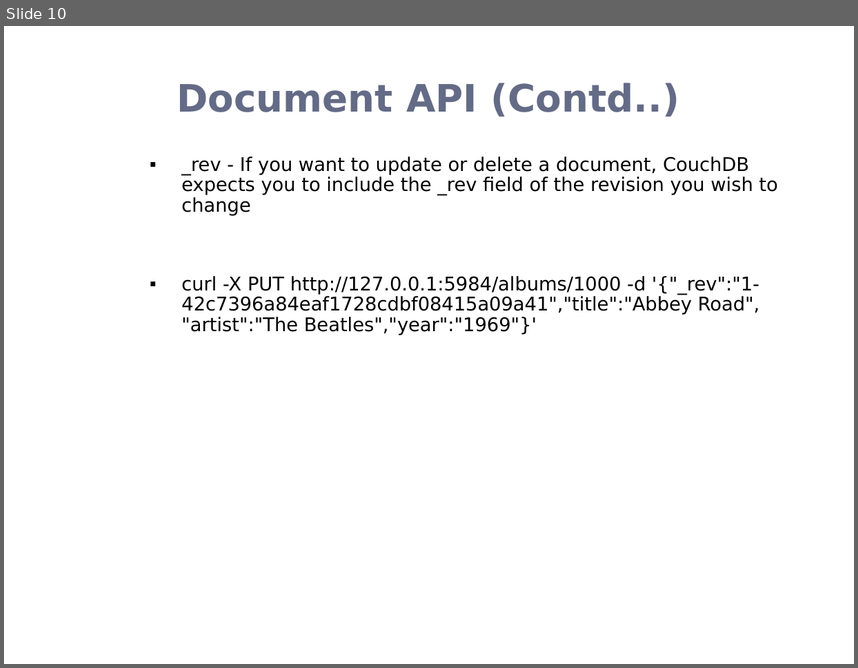
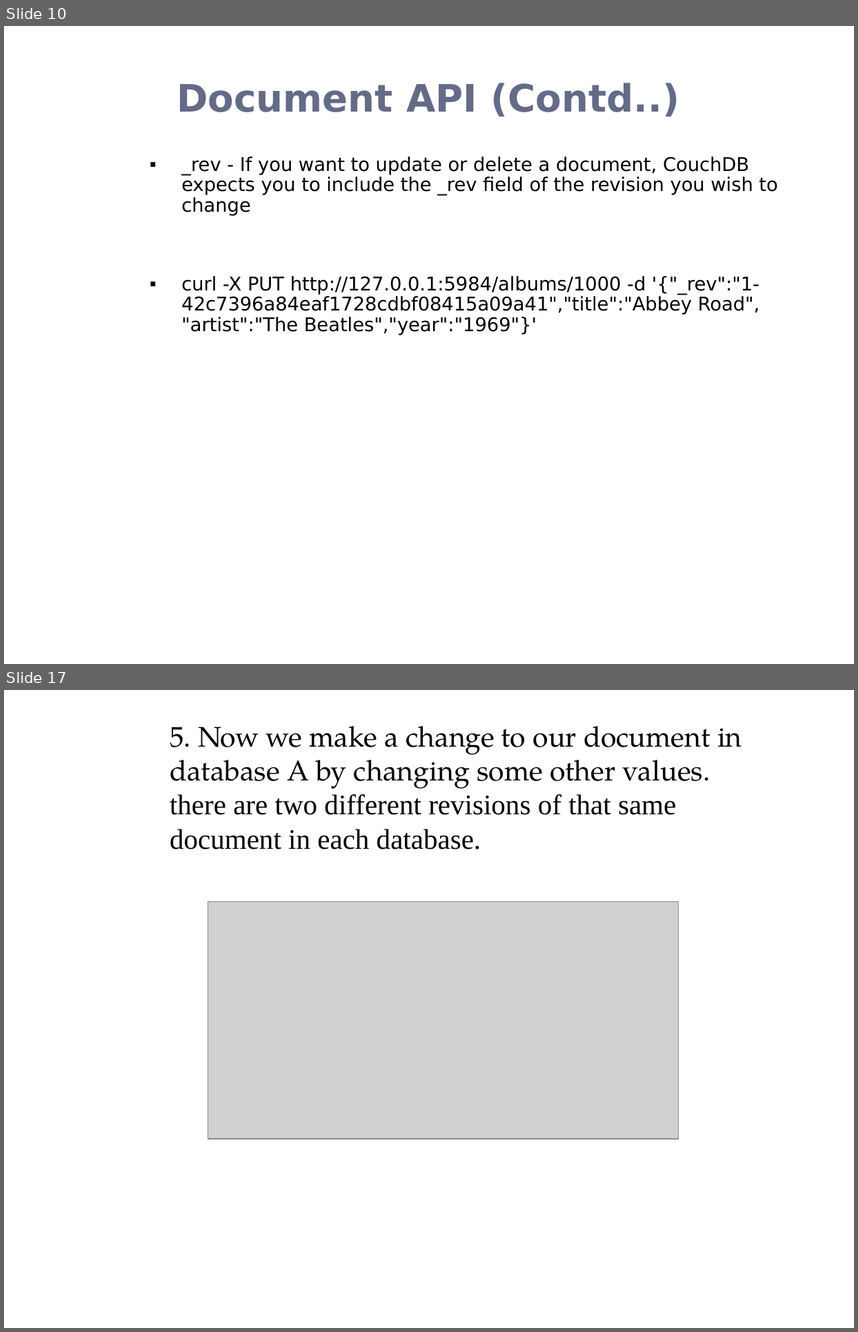
Before and after one commit to rohanz1993/Team_9_Heroku_Shopping_Cart_-_AWS_NoSQL_Service, a slide deck: Donita/CouchDB.pptx. Shown one above the other, each under a label of ours: slide 10 before the commit, slides 10 and 17 after it; the slides between them are not shown. The pictures are 858x668 and 858x1332 pixels, drawn with LibreOffice and Linux fonts; fonts in the diff are those of the drawing; grey boxes stand for pictures; background and template pictures are left out. Boxes give left, top, right and bottom in pixels: in the first picture for what was removed or moved away, otherwise in the second. Text is boxed around its words. In the diff, an @@ line names an element or a change of style, - is before the commit and + after.

```diff
--- a/Donita/CouchDB.pptx
+++ b/Donita/CouchDB.pptx
@@ slide 17 added at box(4, 690, 854, 1328), background picture (left out) @@
@@ text added at box(170, 726, 742, 849), 24 pt, text #000000 @@
+5. Now we make a change to our document in database A by changing some other values. there are two different revisions of that same document in each database.
@@ picture added at box(208, 902, 678, 1138) @@
```
Also in this commit, not shown: 3 slides changed, 8 other slides added.
